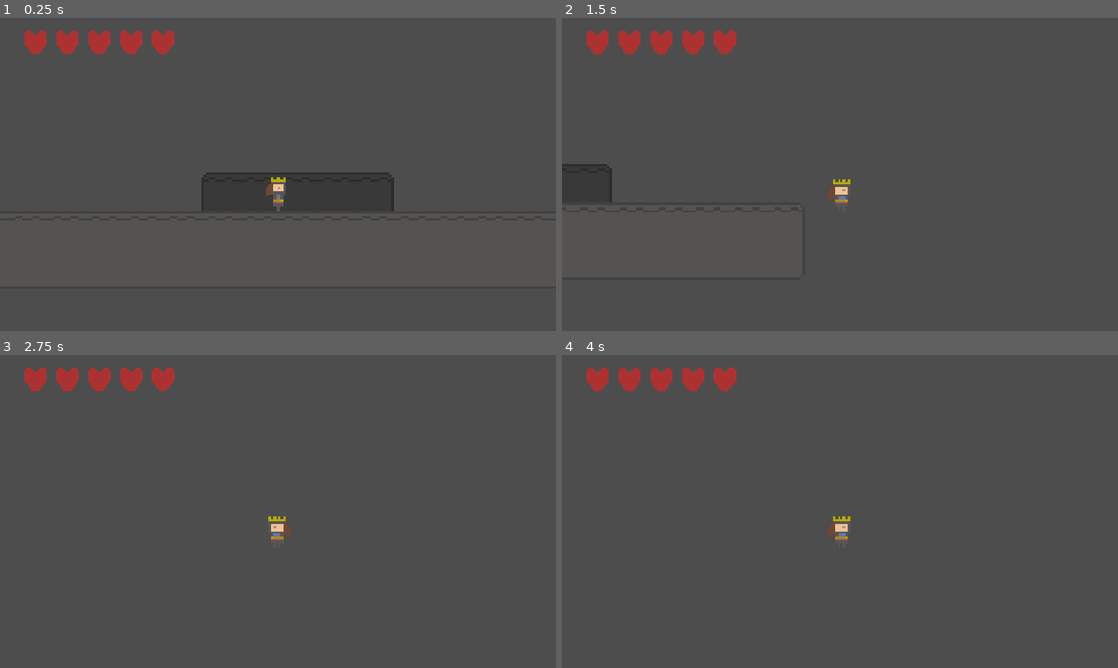
Above: before the commit, frames 1-4 (two rows, left to right).
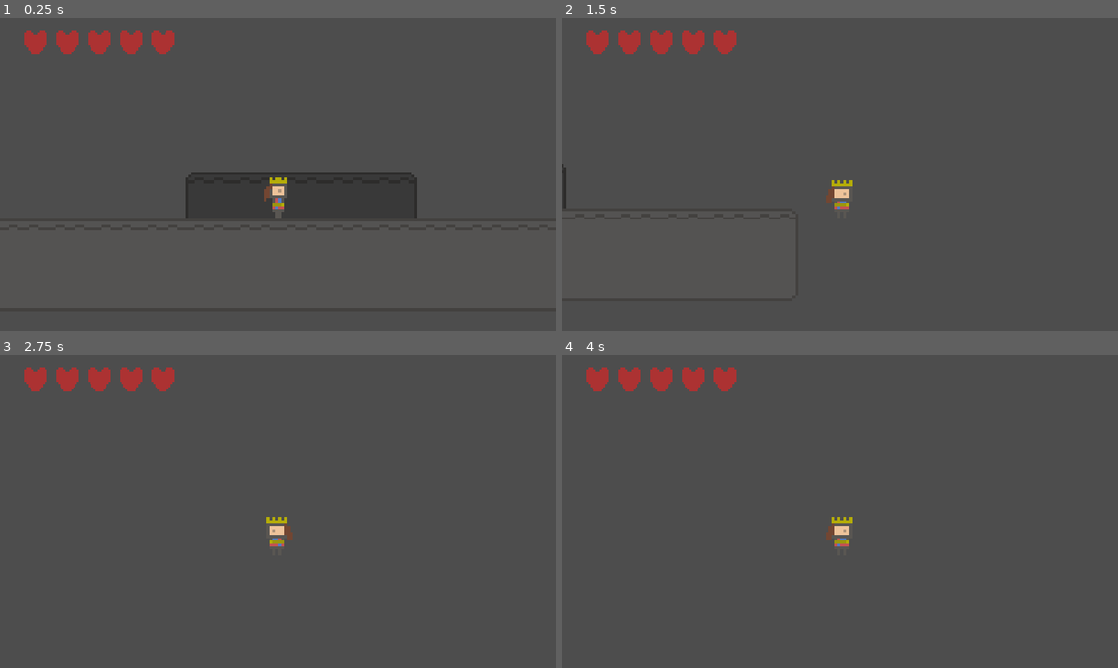
Above: after the commit, the same moments.

Repository: tarfish/queen-of-spades
Game: Godot game, scene res://assets/scenes/area_1.tscn
Two runs of this game, one before a commit and one after it. Both use one fixed random seed, a clock stepped at 60 frames per second and the inputs below.
Inputs:
- Up to frame 1 (0.25 s): no input
- Up to frame 2 (1.5 s): tap Enter at 0.5 s; hold Right (move_right) from 0.53 s (still down); tap Alt at 0.6 s; tap Z (jump) at 0.77 s; tap Shift at 1.35 s
- Up to frame 3 (2.75 s): tap Z (jump) at 1.52 s; release Right (move_right) at 2.03 s; hold Left (move_left) from 2.03 s (still down); tap Alt at 2.1 s
- Up to frame 4 (4 s): release Left (move_left) at 2.78 s; hold Right (move_right) from 2.78 s (still down); tap Shift at 2.85 s; tap Z (jump) at 3.02, 3.77 s; tap Space at 3.5 s; tap Alt at 3.6 s

The runs differ from the first frame. In frame 1, 1.0% of the frame differs, in the area x 33-75%, y 49-64%; in frame 2, 0.4%; in frame 3, 0.2%; in frame 4, 0.2%.

Commit message:
deleted useless files

Diff:
--- a/Test.tscn
+++ /dev/null
@@ -1,10 +0,0 @@
-[gd_scene load_steps=2 format=3 uid="uid://dnnka5th1gldj"]
-
-[ext_resource type="Texture2D" uid="uid://ocqr4kaowgws" path="res://icon.svg" id="1_mtyf4"]
-
-[node name="Node2D" type="Node2D"]
-
-[node name="Sprite2D" type="Sprite2D" parent="."]
-texture = ExtResource("1_mtyf4")
-
-[node name="Node2D" type="Node2D" parent="."]
--- a/assets/scenes/area_1.tscn
+++ b/assets/scenes/area_1.tscn
@@ -1,8 +1,9 @@
-[gd_scene load_steps=7 format=4 uid="uid://bo20wm5aevdb8"]
+[gd_scene load_steps=8 format=4 uid="uid://bo20wm5aevdb8"]
 
 [ext_resource type="Texture2D" uid="uid://c4dq4ra0fa14p" path="res://assets/sprites/tileset(oneway too).png" id="1_1l7dx"]
 [ext_resource type="PackedScene" uid="uid://2euqic8mde1p" path="res://assets/scenes/player.tscn" id="2_0ue7q"]
 [ext_resource type="Texture2D" uid="uid://dnbk4xf7rvebw" path="res://assets/sprites/health.png" id="3_yyir1"]
+[ext_resource type="PackedScene" uid="uid://do5kcdy8mtr4r" path="res://assets/scenes/king.tscn" id="4_tbje5"]
 
 [sub_resource type="TileSetAtlasSource" id="TileSetAtlasSource_0ue7q"]
 texture = ExtResource("1_1l7dx")
@@ -386,3 +387,5 @@
 layout_mode = 2
 texture = ExtResource("3_yyir1")
 expand_mode = 2
+
+[node name="RigidBody2D" parent="." instance=ExtResource("4_tbje5")]
--- a/assets/scenes/player.tscn
+++ b/assets/scenes/player.tscn
@@ -104,7 +104,7 @@
 
 [node name="Camera2D" type="Camera2D" parent="."]
 offset = Vector2(0, -15)
-zoom = Vector2(5, 5)
+zoom = Vector2(6, 6)
 
 [node name="PlayerAnimator" type="Node2D" parent="." node_paths=PackedStringArray("player_controller", "animation_player", "sprite")]
 script = ExtResource("2_14505")
--- a/icon.svg
+++ /dev/null
@@ -1 +0,0 @@
-<svg xmlns="http://www.w3.org/2000/svg" width="128" height="128"><rect width="124" height="124" x="2" y="2" fill="#363d52" stroke="#212532" stroke-width="4" rx="14"/><g fill="#fff" transform="translate(12.322 12.322)scale(.101)"><path d="M105 673v33q407 354 814 0v-33z"/><path fill="#478cbf" d="m105 673 152 14q12 1 15 14l4 67 132 10 8-61q2-11 15-15h162q13 4 15 15l8 61 132-10 4-67q3-13 15-14l152-14V427q30-39 56-81-35-59-83-108-43 20-82 47-40-37-88-64 7-51 8-102-59-28-123-42-26 43-46 89-49-7-98 0-20-46-46-89-64 14-123 42 1 51 8 102-48 27-88 64-39-27-82-47-48 49-83 108 26 42 56 81zm0 33v39c0 276 813 276 814 0v-39l-134 12-5 69q-2 10-14 13l-162 11q-12 0-16-11l-10-65H446l-10 65q-4 11-16 11l-162-11q-12-3-14-13l-5-69z"/><path d="M483 600c0 34 58 34 58 0v-86c0-34-58-34-58 0z"/><circle cx="725" cy="526" r="90"/><circle cx="299" cy="526" r="90"/></g><g fill="#414042" transform="translate(12.322 12.322)scale(.101)"><circle cx="307" cy="532" r="60"/><circle cx="717" cy="532" r="60"/></g></svg>
Not shown, removed: icon.svg.import
